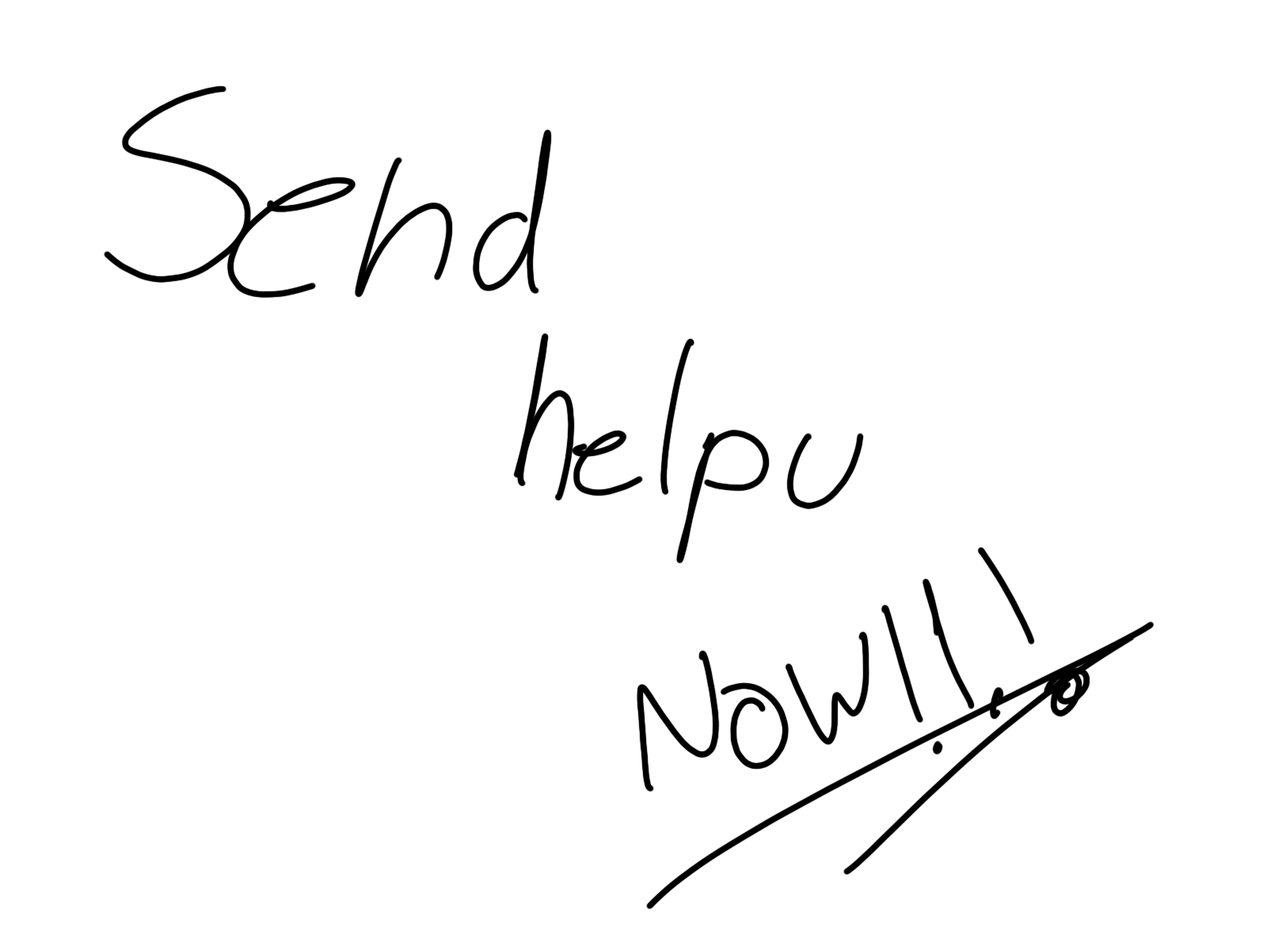
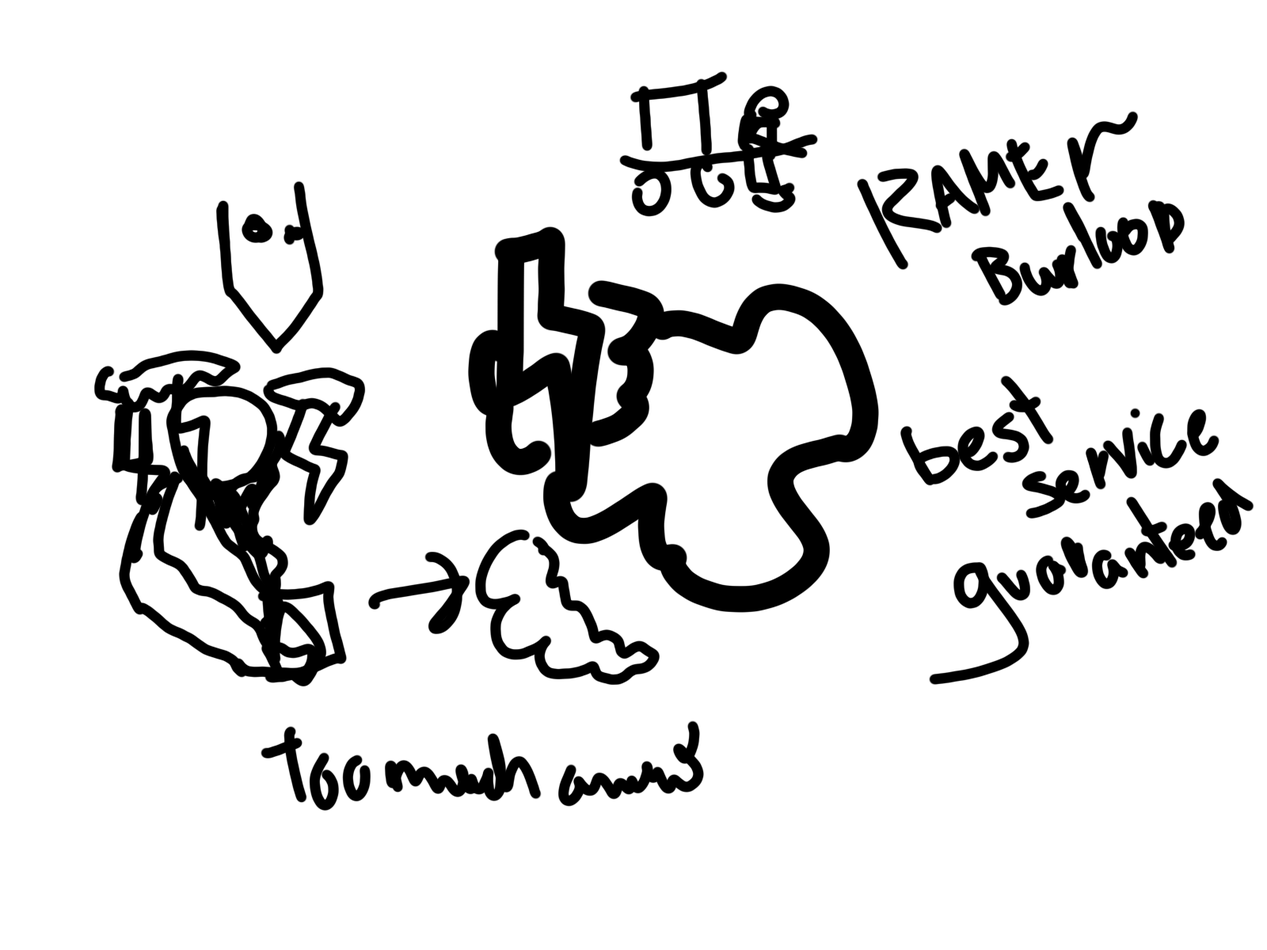
Two versions of the same layered image (1267×950). Layer-by-layer changes:
added layer "Layer 3" above "Layer 2" over (x1=93, y1=71, x2=1255, y2=812)
added layer "Layer 1" over (x1=93, y1=71, x2=1255, y2=910)
